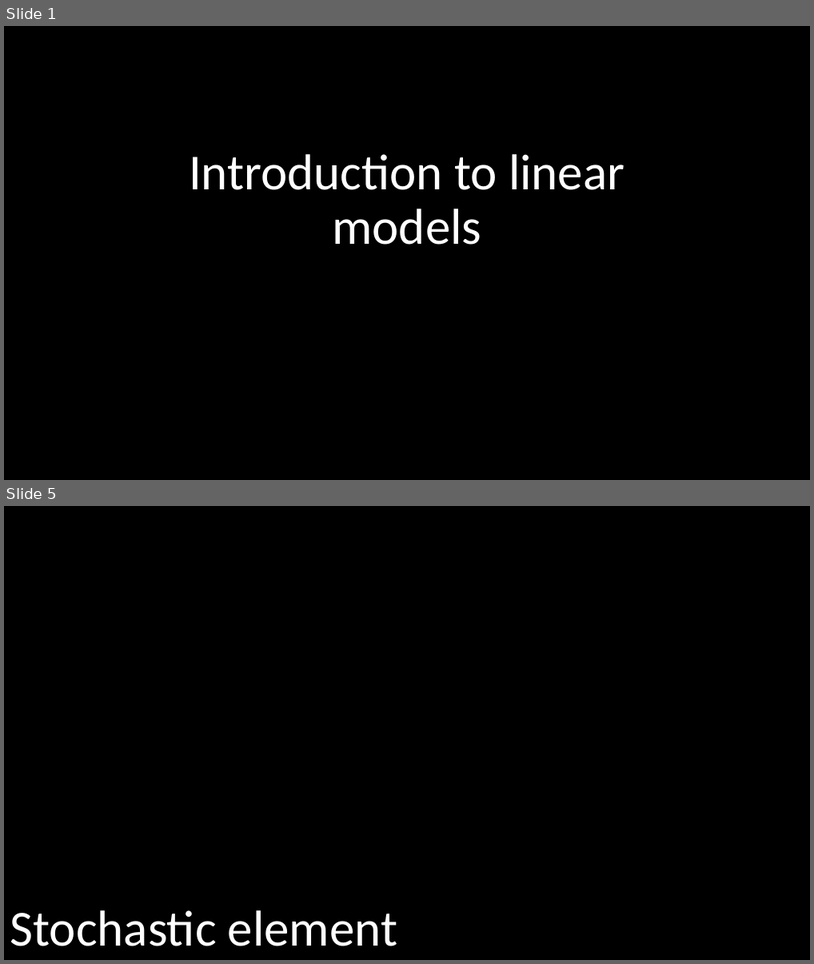
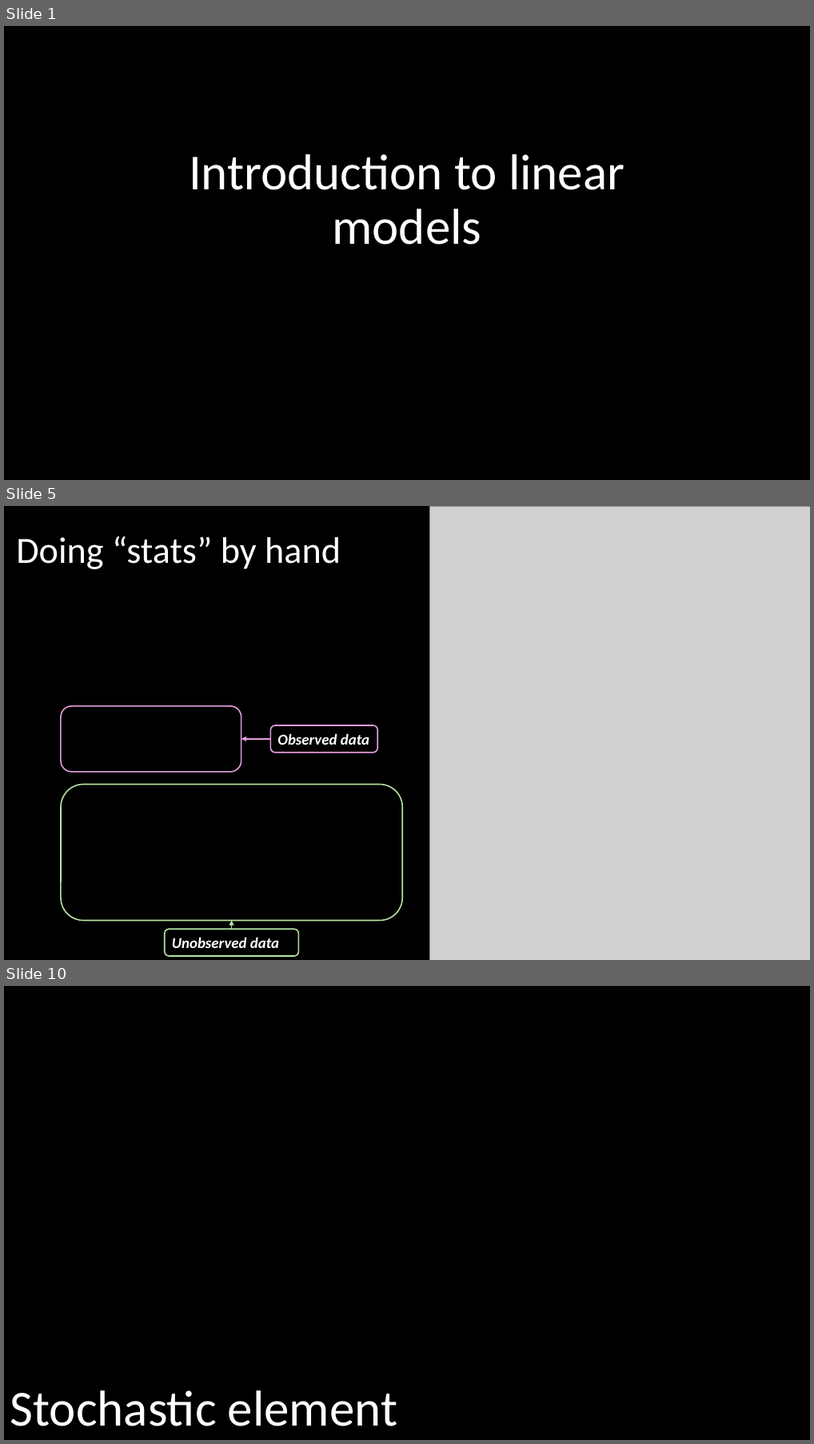
Before and after one commit to DeonRoos/stats-for-biologists, a slide deck: Lecture 2 - lm overview/Slides/Introduction to linear models.pptx. Shown one above the other, each under a label of ours: slides 1 and 5 before the commit, slides 1, 5 and 10 after it; the slides between them are not shown. The pictures are 814x964 and 814x1444 pixels, drawn with LibreOffice and Linux fonts; fonts in the diff are those of the drawing; grey boxes stand for pictures. Boxes give left, top, right and bottom in pixels: in the first picture for what was removed or moved away, otherwise in the second. Text is boxed around its words. In the diff, an @@ line names an element or a change of style, - is before the commit and + after.

```diff
--- a/Lecture 2 - lm overview/Slides/Introduction to linear models.pptx
+++ b/Lecture 2 - lm overview/Slides/Introduction to linear models.pptx
@@ slide 5 added at [4,506,810,960], background #000000 @@
@@ picture added at [430,506,810,960] @@
@@ title added at [16,536,341,569], 44 pt, text #FFFFFF @@
+Doing “stats” by hand
@@ rounded rectangle added at [61,706,242,772], outline #E59EDD 1.5 pt @@
@@ arrow added from (270, 739) to (242, 739), #E59EDD 1.5 pt @@
@@ rounded rectangle added at [270,725,378,752], outline #E59EDD 1.5 pt, 18 pt, text #FFFFFF, bold, italic @@
+Observed data
@@ rounded rectangle added at [61,784,402,920], outline #B4E5A2 1.5 pt @@
@@ rounded rectangle added at [165,929,299,956], outline #B4E5A2 1.5 pt, 18 pt, text #FFFFFF, bold, italic @@
+Unobserved data
@@ arrow added from (231, 929) to (231, 920), #B4E5A2 1.5 pt @@
@@ what was slide 5 is now slide 10 @@
```
Also in this commit, not shown: 3 slides changed, 11 other slides added, 5 slides removed, 12 other files.
